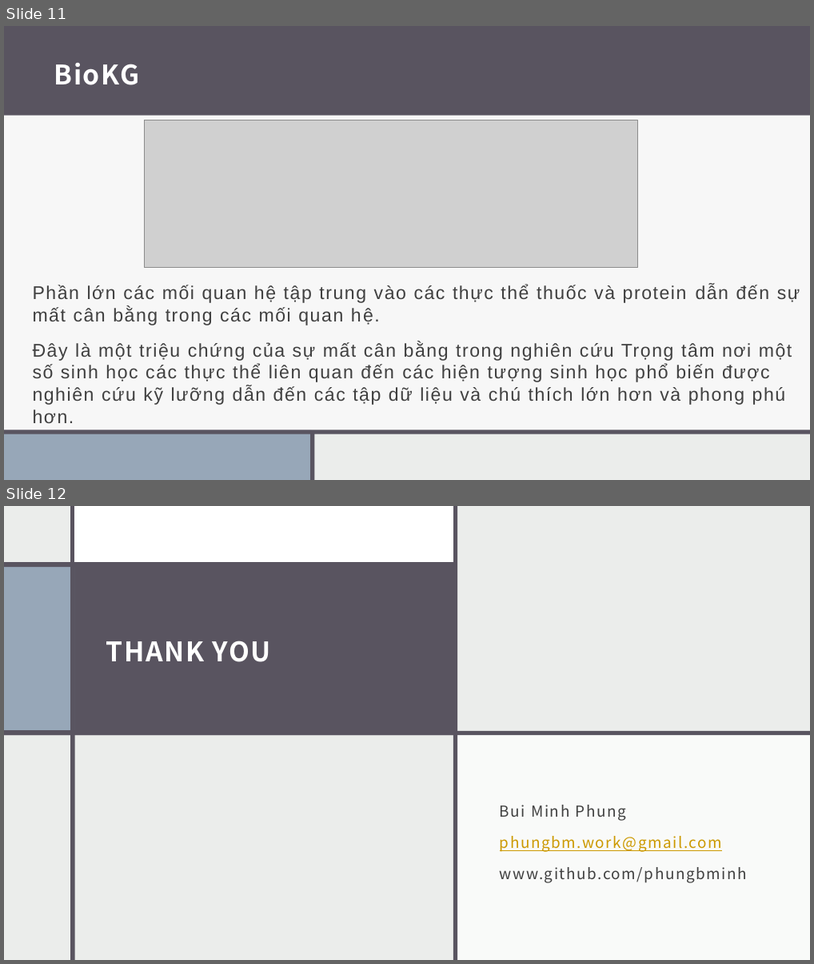
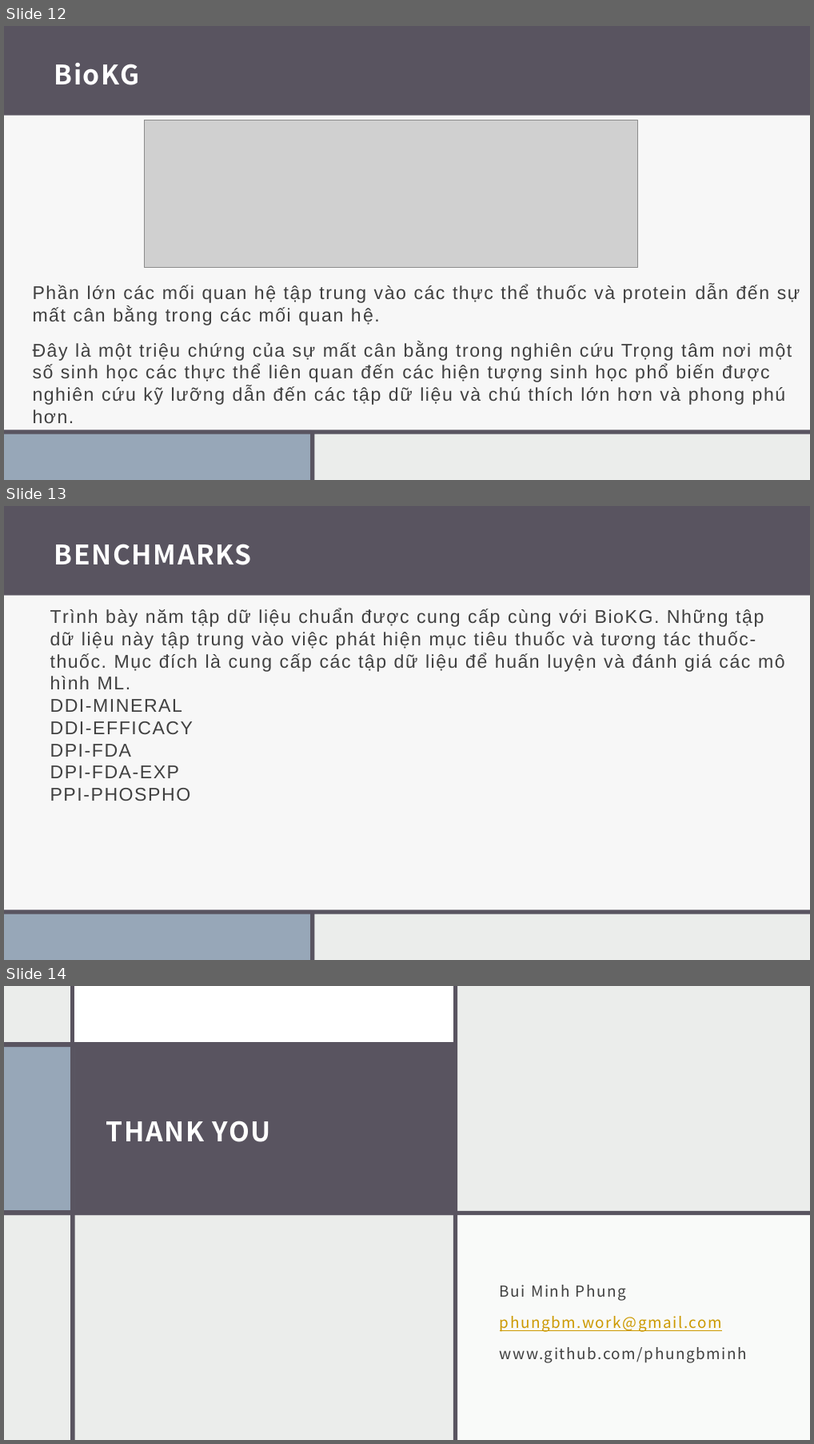
Before and after one commit to phungbminh/graph-data-science, a slide deck: working/session-02/seminar-BioKG.pptx. Shown one above the other, each under a label of ours: slides 11 and 12 before the commit, slides 12, 13 and 14 after it. The pictures are 814x964 and 814x1444 pixels, drawn with LibreOffice and Linux fonts; fonts in the diff are those of the drawing; grey boxes stand for pictures. Boxes give left, top, right and bottom in pixels: in the first picture for what was removed or moved away, otherwise in the second. Text is boxed around its words. In the diff, an @@ line names an element or a change of style, - is before the commit and + after.

```diff
--- a/working/session-02/seminar-BioKG.pptx
+++ b/working/session-02/seminar-BioKG.pptx
@@ slide 13 added at bbox=[4, 506, 810, 960], background #EBEDEB; not listed: 8 template elements that a slide beside it also shows @@
@@ title added at bbox=[54, 544, 252, 565], 32 pt, text #FFFFFF, bold @@
+BENCHMARKS
@@ text added at bbox=[50, 608, 786, 778], 22 pt, text #404040 @@
+  Trình bày năm tập dữ liệu chuẩn được cung cấp cùng với BioKG. Những tập dữ liệu này tập trung vào việc phát hiện mục tiêu thuốc và tương tác thuốc-thuốc. Mục đích là cung cấp các tập dữ liệu để huấn luyện và đánh giá các mô hình ML.
+  DDI-MINERAL
+  DDI-EFFICACY
+  DPI-FDA
+  DPI-FDA-EXP
+  PPI-PHOSPHO
@@ what was slide 11 is now slide 12 @@
@@ what was slide 12 is now slide 14 @@
```
Also in this commit, not shown: 2 slides changed, 1 other slide added, 1 other file.
